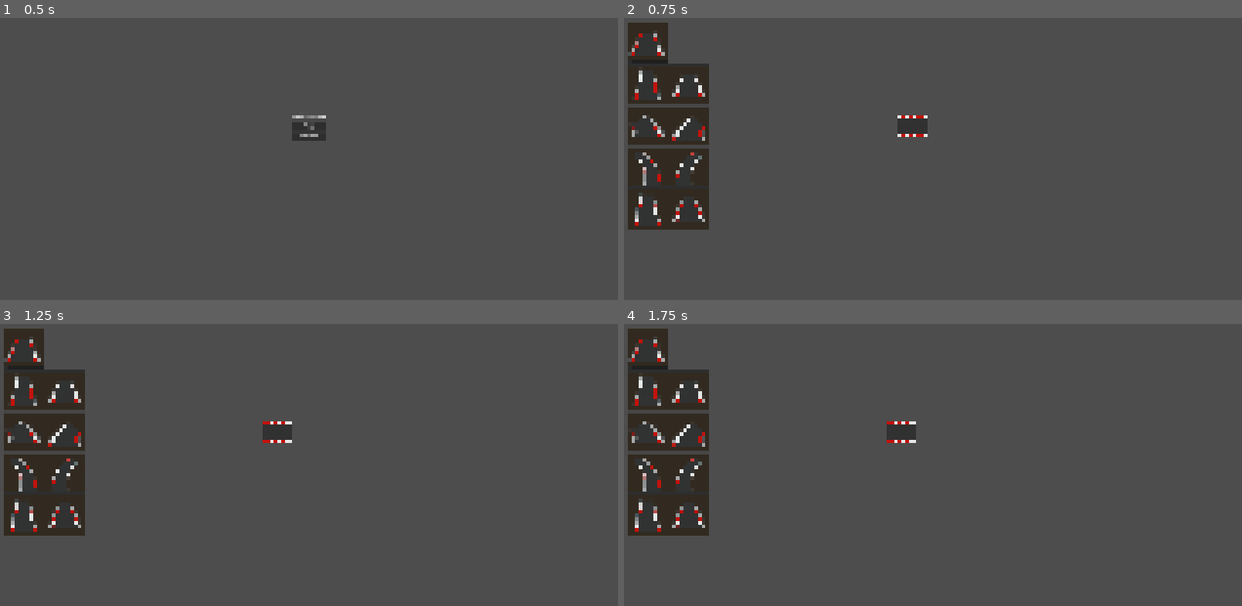
Above: before the commit, frames 1-4 (two rows, left to right).
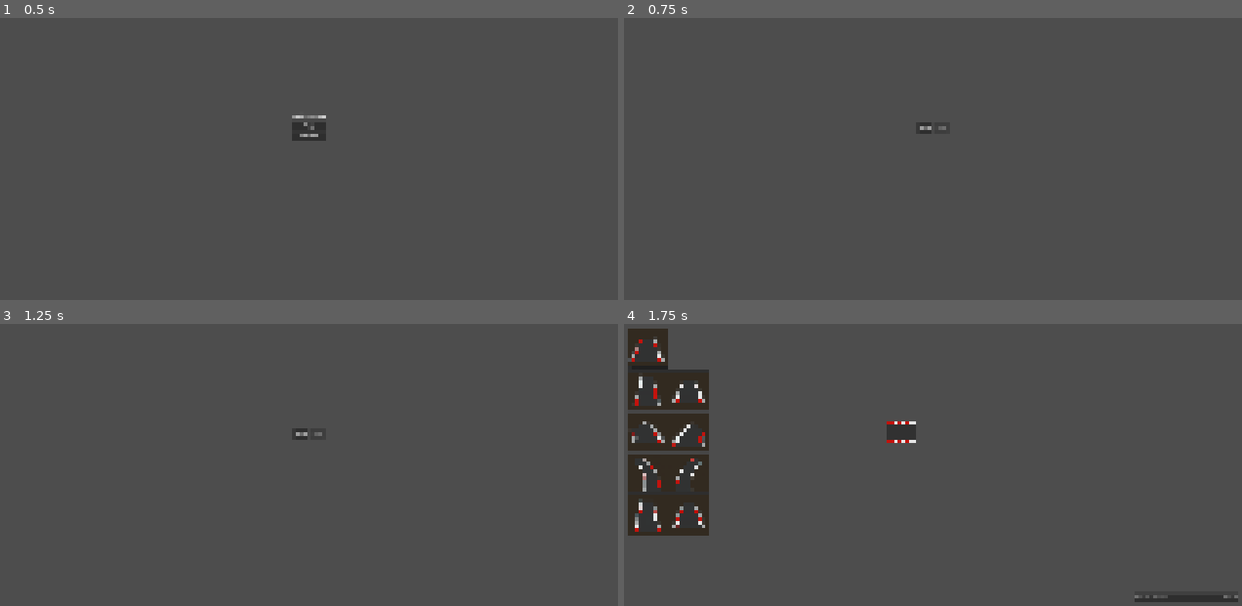
Above: after the commit, the same moments.

Repository: joelhari/my-racing-game
Game: Godot game, scene res://game_controller.tscn
Two runs of this game, one before a commit and one after it. Both use one fixed random seed, a clock stepped at 60 frames per second and the inputs below.
Inputs (mouse positions are in pixels of both pictures, inside the frame that each line leads up to):
- Up to frame 1 (0.5 s): no input
- Up to frame 2 (0.75 s): click "Editor" at 0.5 s
- Up to frame 3 (1.25 s): no input
- Up to frame 4 (1.75 s): click (926, 433) at 1.25 s, where only the run after the commit has a clickable "New"

Frame 1 is identical in both runs. In frame 2, 8.6% of the frame differs, in the area x 0-53%, y 1-76%; in frame 3, 8.7%; in frame 4, 0.3%.

Commit message:
impl. track selection

Diff:
--- a/game_controller.gd
+++ b/game_controller.gd
@@ -16,6 +16,7 @@
 
 func change_3d_scene(
     new_3d_scene_path: String,
+    args: Array = [],
     delete: bool = true,
     keep_running: bool = false
 ) -> void:
@@ -35,10 +36,12 @@
     current_3d_scene = new_3d_scene
     node_3d.process_mode = Node.PROCESS_MODE_INHERIT
     _connect_signals()
+    _pass_args(current_3d_scene, args)
 
 
 func change_ui_scene(
     new_ui_scene_path: String,
+    args: Array = [],
     delete: bool = true,
     keep_running: bool = false
 ) -> void:
@@ -58,6 +61,13 @@
     current_ui_scene = new_ui_scene
     node_ui.process_mode = Node.PROCESS_MODE_INHERIT
     _connect_signals()
+    _pass_args(current_ui_scene, args)
+
+
+func _pass_args(scene: Node, args: Array) -> void:
+    if (args != null and args.size() > 0
+            and scene != null and scene.has_method("pass_args")):
+        scene.pass_args(args)
 
 
 func _connect_signals() -> void:
--- a/scenes/game/game.gd
+++ b/scenes/game/game.gd
@@ -1,6 +1,7 @@
 extends Node3D
 
-var main_menu_ui_scene_path: String = "res://ui/main_menu.tscn"
+var MAIN_MENU_SCENE_UID: String = ""
+var MAIN_MENU_UI_SCENE_UID: String = "uid://c57vu5s1u5v7t"
 
 @onready var track: Node3D = $Track
 @onready var car: Car = $Car3
@@ -8,15 +9,10 @@
 var storage_service: StorageService
 
 
-func _unhandled_input(event: InputEvent) -> void:
-    if event.is_action_pressed("ui_cancel"):
-        Global.game_controller.change_ui_scene(main_menu_ui_scene_path)
-        Global.game_controller.change_3d_scene("")
-
-
-func _ready() -> void:
-    storage_service = StorageService.new()
-    storage_service.load_track(track)
+func pass_args(args: Array) -> void:
+    assert(args.size() == 1)
+    assert(args.get(0) is int)
+    _load_saved_track(args.get(0))
 
 
 func connect_signals(ui_scene: Control) -> void:
@@ -31,3 +27,17 @@
         car.current_car_rpm.connect(ui_scene._on_car_rpm)
     if ui_scene.has_method("_on_car_wheel_lateral"):
         car.current_car_wheel_lateral.connect(ui_scene._on_car_wheel_lateral)
+
+
+func _ready() -> void:
+    storage_service = StorageService.new()
+
+
+func _unhandled_input(event: InputEvent) -> void:
+    if event.is_action_pressed("ui_cancel"):
+        Global.game_controller.change_ui_scene(MAIN_MENU_UI_SCENE_UID)
+        Global.game_controller.change_3d_scene(MAIN_MENU_SCENE_UID)
+
+
+func _load_saved_track(uid: int) -> void:
+    storage_service.load_track(uid, track)
--- a/scenes/track_editor/storage_service.gd
+++ b/scenes/track_editor/storage_service.gd
@@ -3,17 +3,26 @@
 
 # ----- Storage Service ------------------------------------------------------ #
 #
-# Save file format:
-#     line 1: Start Finish Line => Dictionary[String, any]
-#     line 2: Roads Placed => Dictionary[int, Array] = {
+# Track save file:
+#     line 1: Meta data => Dictionary[String, any]
+#     line 2: Start Finish Line => Dictionary[String, any]
+#     line 3: Roads Placed => Dictionary[int, Array] = {
 #                 location_id: [scene_file_path, rotation_deg_y]
 #             }
-#     line 3: Roads Placed Stack => Array[int] = [location_id, ...]
-#     line 4: Coords Blocked => Dictionary[int, bool] = {
+#     line 4: Roads Placed Stack => Array[int] = [location_id, ...]
+#     line 5: Coords Blocked => Dictionary[int, bool] = {
 #                 location_id: true
 #             }
-
-
+#
+# Tracks save file:
+#     line 1: uid;track_name
+#     line 2: uid;track_name
+#     line 3: ...
+#
+
+
+var track_list_file_name: String = "user://tracklist.save"
+var track_file_name: String = "user://%d.save"
 
 var road_scenes: Dictionary[String, PackedScene] = {
     "res://objects/roads/road_straight.tscn": preload("res://objects/roads/road_straight.tscn"),
@@ -28,13 +37,57 @@
 }
 
 
+func load_track_list() -> Dictionary[int, String]:
+    if not FileAccess.file_exists(track_list_file_name):
+        return {}
+
+    var save_file: FileAccess = FileAccess.open(
+        track_list_file_name, FileAccess.READ)
+    var track_list: Dictionary[int, String] = {}
+
+    while save_file.get_position() < save_file.get_length():
+        var track_str: String = save_file.get_line()
+        var track_str_split = track_str.split(";")
+        assert(track_str_split.size() == 2)
+
+        track_list.set(
+            int(track_str_split.get(0)),
+            track_str_split.get(1))
+
+    save_file.close()
+
+    return track_list
+
+
 func save_track(
+    track_name: String,
     start_finish_line: Node3D,
     roads_placed: Dictionary[int, Road],
     roads_placed_stack: Array[int],
-    coords_blocked: Dictionary[int, bool]
+    coords_blocked: Dictionary[int, bool],
+    uid: int = -1
 ) -> void:
-    var save_file = FileAccess.open("user://savegame.save", FileAccess.WRITE)
+    if uid < 0:
+        uid = ResourceUID.create_id()
+
+    var track_list_file: FileAccess
+    if FileAccess.file_exists(track_list_file_name):
+        track_list_file = FileAccess.open(
+            track_list_file_name, FileAccess.READ_WRITE)
+    else:
+        track_list_file = FileAccess.open(
+            track_list_file_name, FileAccess.WRITE)
+    track_list_file.seek_end()
+    track_list_file.store_line("%d;%s" % [uid, track_name])
+    track_list_file.close()
+
+    var file_name: String = track_file_name % uid
+    var save_file: FileAccess = FileAccess.open(file_name, FileAccess.WRITE)
+
+    var meta_data: Dictionary = {
+        "name": track_name
+    }
+    save_file.store_line(JSON.stringify(meta_data))
 
     if start_finish_line.scene_file_path.is_empty():
         print("persistent node '%s' is not an instanced scene, skipped" % start_finish_line.name)
@@ -64,24 +117,38 @@
     var coords_blocked_data: Array[int] = coords_blocked.keys()
     save_file.store_line(JSON.stringify(coords_blocked_data))
 
-
-func load_track(track_node: Node3D) -> Array:
-    if not FileAccess.file_exists("user://savegame.save"):
+    save_file.close()
+
+
+func load_track(uid: int, track_node: Node3D) -> Array:
+    var file_name: String = track_file_name % uid
+
+    if not FileAccess.file_exists(file_name):
         return [] # Error! We don't have a save to load.
 
-    var save_file = FileAccess.open("user://savegame.save", FileAccess.READ)
-
-    # ----- Line 1: start_finish_line
-    var json_string = save_file.get_line()
-    var json = JSON.new()
-    var parse_result = json.parse(json_string)
+    var save_file: FileAccess = FileAccess.open(file_name, FileAccess.READ)
+
+    # ----- Line 1: meta data
+    var json_string: String = save_file.get_line()
+    var json: JSON = JSON.new()
+    var parse_result: Error = json.parse(json_string)
+    if not parse_result == OK:
+        print("JSON Parse Error: ", json.get_error_message(), " in ", json_string, " at line ", json.get_error_line())
+        return []
+
+    var meta_data: Dictionary = json.data
+
+    # ----- Line 2: start_finish_line
+    json_string = save_file.get_line()
+    json = JSON.new()
+    parse_result = json.parse(json_string)
     if not parse_result == OK:
         print("JSON Parse Error: ", json.get_error_message(), " in ", json_string, " at line ", json.get_error_line())
         return []
 
     var start_finish_line: Node3D = _load_start_finish_line(track_node, json)
 
-    # ----- Line 2: roads_placed
+    # ----- Line 3: roads_placed
     json_string = save_file.get_line()
     json = JSON.new()
     parse_result = json.parse(json_string)
@@ -91,7 +158,7 @@
 
     var roads_placed: Dictionary[int, Road] = _load_roads_placed(track_node, json)
 
-    # ----- Line 3: roads_placed_stack
+    # ----- Line 4: roads_placed_stack
     json_string = save_file.get_line()
     json = JSON.new()
     parse_result = json.parse(json_string)
@@ -101,7 +168,7 @@
 
     var roads_placed_stack: Array[int] = _load_roads_placed_stack(json)
 
-    # ----- Line 4: coords_blocked
+    # ----- Line 5: coords_blocked
     json_string = save_file.get_line()
     json = JSON.new()
     parse_result = json.parse(json_string)
@@ -111,7 +178,12 @@
 
     var coords_blocked: Dictionary[int, bool] = _load_coords_blocked(json)
 
-    return [start_finish_line, roads_placed, roads_placed_stack, coords_blocked]
+    save_file.close()
+
+    return [
+        meta_data, start_finish_line, roads_placed,
+        roads_placed_stack, coords_blocked
+    ]
 
 
 func _load_start_finish_line(track_node: Node3D, json: JSON) -> Node3D:
--- a/scenes/track_editor/track_editor.gd
+++ b/scenes/track_editor/track_editor.gd
@@ -25,7 +25,8 @@
 
 var start_finish_line_scene = preload("res://objects/timing/start_finish_line.tscn")
 
-var main_menu_ui_scene_path: String = "res://ui/main_menu.tscn"
+var MAIN_MENU_SCENE_UID: String = ""
+var MAIN_MENU_UI_SCENE_UID: String = "uid://c57vu5s1u5v7t"
 
 var cursor_coordinates: Vector3i = Vector3i(
     TrackEditorUtils.hex_coordinates_offset.x,
@@ -37,16 +38,32 @@
 var camera_target_position: Vector3 = Vector3(0.0, camera_height, 0.0)
 
 var storage_service: StorageService
+var loaded_track_uid: int = -1
+var track_meta_data: Dictionary = {}
+var ui_scene: Control
 
 
 func on_select_road(idx: int) -> void:
     _place_road_at_cursor(idx)
 
 
-func connect_signals(ui_scene: Control) -> void:
-    assert(ui_scene != null)
+func on_save_track(track_name: String) -> void:
+    _save_track(track_name)
+
+
+func pass_args(args: Array) -> void:
+    assert(args.size() == 1)
+    assert(args.get(0) is int)
+    _load_saved_track(args.get(0))
+
+
+func connect_signals(ui_scene_: Control) -> void:
+    assert(ui_scene_ != null)
+    ui_scene = ui_scene_
     if ui_scene.has_signal("select_road"):
         ui_scene.select_road.connect(on_select_road)
+    if ui_scene.has_signal("save_track"):
+        ui_scene.save_track.connect(on_save_track)
 
 
 func _ready() -> void:
@@ -65,45 +82,48 @@
 
 func _unhandled_input(event: InputEvent) -> void:
     if event.is_action_pressed("ui_cancel"):
-        Global.game_controller.change_ui_scene(main_menu_ui_scene_path)
-        Global.game_controller.change_3d_scene("")
+        Global.game_controller.change_ui_scene(MAIN_MENU_UI_SCENE_UID)
+        Global.game_controller.change_3d_scene(MAIN_MENU_SCENE_UID)
 
 
 func _input(event: InputEvent) -> void:
     if event.is_action_pressed("menu_left"):
         pass
     elif event.is_action_pressed("menu_right"):
-        print(track.get_child_count())
         pass
     elif event.is_action_pressed("menu_up"):
-        storage_service.save_track(
-            start_finish_line, roads_placed, roads_placed_stack, coords_blocked)
+        pass
     elif event.is_action_pressed("menu_down"):
-        _load_saved_track()
+        pass
     elif event.is_action_pressed("menu_confirm"):
         pass
     elif event.is_action_pressed("menu_cancel"):
         _remove_last_placed_road()
-        #var viewport = camera.get_viewport()
-        #var img = viewport.get_texture().get_image()
-        #img.save_png('res://road_curve_left.png')
-
-
-func _load_saved_track() -> void:
+
+
+func _save_track(track_name: String) -> void:
+        storage_service.save_track(
+            track_name, start_finish_line, roads_placed,
+            roads_placed_stack, coords_blocked, loaded_track_uid)
+
+
+func _load_saved_track(uid: int) -> void:
+    loaded_track_uid = uid
     var remove_roads: Array[Node] = track.get_children()
 
-    var res: Array = storage_service.load_track(track)
-    if not res or res.size() != 4:
+    var res: Array = storage_service.load_track(uid, track)
+    if not res or res.size() != 5:
         print("Error loading saved track!")
         return
 
     for node in remove_roads:
         node.queue_free()
 
-    start_finish_line = res.get(0)
-    roads_placed = res.get(1)
-    roads_placed_stack = res.get(2)
-    coords_blocked = res.get(3)
+    track_meta_data = res.get(0)
+    start_finish_line = res.get(1)
+    roads_placed = res.get(2)
+    roads_placed_stack = res.get(3)
+    coords_blocked = res.get(4)
 
     var location_id: int = roads_placed_stack.back()
     if location_id:
@@ -114,6 +134,9 @@
         _update_cursor_coordinates(road)
         _update_cursor_rotation(road.road_angle)
         _move_camera_to_cursor()
+
+    if track_meta_data and track_meta_data.has("name"):
+        ui_scene.set_track_name_input_value(track_meta_data.get("name"))
 
 
 func _place_start_finish_line_at_cursor() -> void:
--- a/scenes/track_editor/track_editor_ui.gd
+++ b/scenes/track_editor/track_editor_ui.gd
@@ -1,8 +1,21 @@
 extends Control
 
 
+@onready var track_name_input: LineEdit = $HBoxContainer/TrackNameInput
+
 signal select_road
+signal save_track
+
+
+func set_track_name_input_value(track_name: String) -> void:
+    track_name_input.text = track_name
 
 
 func _on_road_select_pressed(road_select: RoadSelect) -> void:
     select_road.emit(road_select.road_scene_idx)
+
+
+func _on_save_button_pressed() -> void:
+    if not track_name_input.text:
+        return
+    save_track.emit(track_name_input.text)
--- a/scenes/track_editor/track_editor_ui.tscn
+++ b/scenes/track_editor/track_editor_ui.tscn
@@ -126,6 +126,32 @@
 script = ExtResource("2_jjm1s")
 road_scene_idx = 6
 
+[node name="HBoxContainer" type="HBoxContainer" parent="." unique_id=1528501581]
+layout_mode = 1
+anchors_preset = 3
+anchor_left = 1.0
+anchor_top = 1.0
+anchor_right = 1.0
+anchor_bottom = 1.0
+offset_left = -336.0
+offset_top = -80.0
+offset_right = -21.0
+offset_bottom = -22.0
+grow_horizontal = 0
+grow_vertical = 0
+size_flags_horizontal = 8
+alignment = 2
+
+[node name="TrackNameInput" type="LineEdit" parent="HBoxContainer" unique_id=73407692]
+layout_mode = 2
+placeholder_text = "Track Name"
+expand_to_text_length = true
+emoji_menu_enabled = false
+
+[node name="SaveButton" type="Button" parent="HBoxContainer" unique_id=2037025492]
+layout_mode = 2
+text = "Save"
+
 [connection signal="pressed" from="GridContainer/RoadSelectStraight" to="." method="_on_road_select_pressed" flags=18]
 [connection signal="pressed" from="GridContainer/RoadHairpinLeft" to="." method="_on_road_select_pressed" flags=18]
 [connection signal="pressed" from="GridContainer/RoadHairpinRight" to="." method="_on_road_select_pressed" flags=18]
@@ -135,3 +161,4 @@
 [connection signal="pressed" from="GridContainer/RoadSelectCurveRightWide" to="." method="_on_road_select_pressed" flags=18]
 [connection signal="pressed" from="GridContainer/RoadSelectStraightUp" to="." method="_on_road_select_pressed" flags=18]
 [connection signal="pressed" from="GridContainer/RoadSelectStraightDown" to="." method="_on_road_select_pressed" flags=18]
+[connection signal="pressed" from="HBoxContainer/SaveButton" to="." method="_on_save_button_pressed"]
--- a/ui/global_theme.tres
+++ b/ui/global_theme.tres
@@ -4,3 +4,5 @@
 default_base_scale = 2.0
 default_font_size = 36
 BoxContainer/constants/separation = 8
+ItemList/constants/h_separation = 36
+LineEdit/constants/minimum_character_width = 16
--- a/ui/main_menu.gd
+++ b/ui/main_menu.gd
@@ -1,18 +1,15 @@
 extends Control
 
 
-var game_scene_path: String = "res://scenes/game/game.tscn"
-var game_ui_scene_path: String = "res://ui/driving_ui.tscn"
-var editor_scene_path: String = "res://scenes/track_editor/track_editor.tscn"
-var editor_ui_scene_path: String = "res://scenes/track_editor/track_editor_ui.tscn"
-
+var TRACK_SELECT_SCENE_UID: String = ""
+var TRACK_SELECT_UI_SCENE_UID: String = "uid://b7lqttvs285ar"
 
 
 func _on_button_play_pressed() -> void:
-    Global.game_controller.change_ui_scene(game_ui_scene_path)
-    Global.game_controller.change_3d_scene(game_scene_path)
+    Global.game_controller.change_ui_scene(TRACK_SELECT_UI_SCENE_UID, [TrackSelect.GAME])
+    Global.game_controller.change_3d_scene(TRACK_SELECT_SCENE_UID)
 
 
 func _on_button_editor_pressed() -> void:
-    Global.game_controller.change_ui_scene(editor_ui_scene_path)
-    Global.game_controller.change_3d_scene(editor_scene_path)
+    Global.game_controller.change_ui_scene(TRACK_SELECT_UI_SCENE_UID, [TrackSelect.EDITOR])
+    Global.game_controller.change_3d_scene(TRACK_SELECT_SCENE_UID)
--- /dev/null
+++ b/ui/track_select/track_select.gd
@@ -0,0 +1,58 @@
+class_name TrackSelect
+extends Control
+
+
+@onready var item_list: ItemList = $VBoxContainer/ItemList
+@onready var new_button: Button = $VBoxContainer/HBoxContainer/NewButton
+@onready var load_button: Button = $VBoxContainer/HBoxContainer/LoadButton
+
+var storage_service: StorageService
+var selected_track: int
+var tracks: Dictionary[int, String]
+var next_scene: int = 0
+
+const GAME_SCENE_UID: String = "uid://bjtvbf3odn1oi"
+const GAME_UI_SCENE_UID: String = "uid://c7jp40jn36g3m"
+const EDITOR_SCENE_UID: String = "uid://b3td1630p1env"
+const EDITOR_UI_SCENE_UID: String = "uid://h8om2uebr1i5"
+
+enum {GAME, EDITOR}
+
+
+func pass_args(args: Array) -> void:
+    assert(args.size() == 1)
+    assert(args.get(0) is int)
+    next_scene = args.get(0)
+    new_button.visible = next_scene == EDITOR
+
+
+func _ready() -> void:
+    new_button.visible = next_scene == EDITOR
+    load_button.disabled = true
+    storage_service = StorageService.new()
+    tracks = storage_service.load_track_list()
+    for uid in tracks:
+        item_list.add_item(tracks.get(uid))
+
+
+func _on_item_list_item_selected(index: int) -> void:
+    selected_track = tracks.keys().get(index)
+    load_button.disabled = false
+
+
+func _on_load_button_pressed() -> void:
+    if not selected_track or selected_track < 0:
+        load_button.disabled = true
+        return
+    if next_scene == GAME:
+        Global.game_controller.change_ui_scene(GAME_UI_SCENE_UID)
+        Global.game_controller.change_3d_scene(GAME_SCENE_UID, [selected_track])
+    else:
+        Global.game_controller.change_ui_scene(EDITOR_UI_SCENE_UID)
+        Global.game_controller.change_3d_scene(EDITOR_SCENE_UID, [selected_track])
+
+
+func _on_new_button_pressed() -> void:
+    assert(next_scene == EDITOR)
+    Global.game_controller.change_ui_scene(EDITOR_UI_SCENE_UID)
+    Global.game_controller.change_3d_scene(EDITOR_SCENE_UID)
--- /dev/null
+++ b/ui/track_select/track_select.tscn
@@ -0,0 +1,47 @@
+[gd_scene format=3 uid="uid://b7lqttvs285ar"]
+
+[ext_resource type="Script" uid="uid://cllsc4qvd720p" path="res://ui/track_select/track_select.gd" id="1_2n20o"]
+
+[node name="TrackSelect" type="Control" unique_id=2120522795]
+layout_mode = 3
+anchors_preset = 15
+anchor_right = 1.0
+anchor_bottom = 1.0
+grow_horizontal = 2
+grow_vertical = 2
+script = ExtResource("1_2n20o")
+
+[node name="VBoxContainer" type="VBoxContainer" parent="." unique_id=2109811653]
+layout_mode = 1
+anchors_preset = 8
+anchor_left = 0.5
+anchor_top = 0.5
+anchor_right = 0.5
+anchor_bottom = 0.5
+offset_left = -20.0
+offset_top = -20.0
+offset_right = 20.0
+offset_bottom = 20.0
+grow_horizontal = 2
+grow_vertical = 2
+
+[node name="ItemList" type="ItemList" parent="VBoxContainer" unique_id=1738780071]
+layout_mode = 2
+auto_width = true
+auto_height = true
+
+[node name="HBoxContainer" type="HBoxContainer" parent="VBoxContainer" unique_id=1972953370]
+layout_mode = 2
+size_flags_horizontal = 8
+
+[node name="NewButton" type="Button" parent="VBoxContainer/HBoxContainer" unique_id=217429864]
+layout_mode = 2
+text = "New"
+
+[node name="LoadButton" type="Button" parent="VBoxContainer/HBoxContainer" unique_id=819651155]
+layout_mode = 2
+text = "Load"
+
+[connection signal="item_selected" from="VBoxContainer/ItemList" to="." method="_on_item_list_item_selected"]
+[connection signal="pressed" from="VBoxContainer/HBoxContainer/NewButton" to="." method="_on_new_button_pressed"]
+[connection signal="pressed" from="VBoxContainer/HBoxContainer/LoadButton" to="." method="_on_load_button_pressed"]
Not shown, added: ui/track_select/track_select.gd.uid
